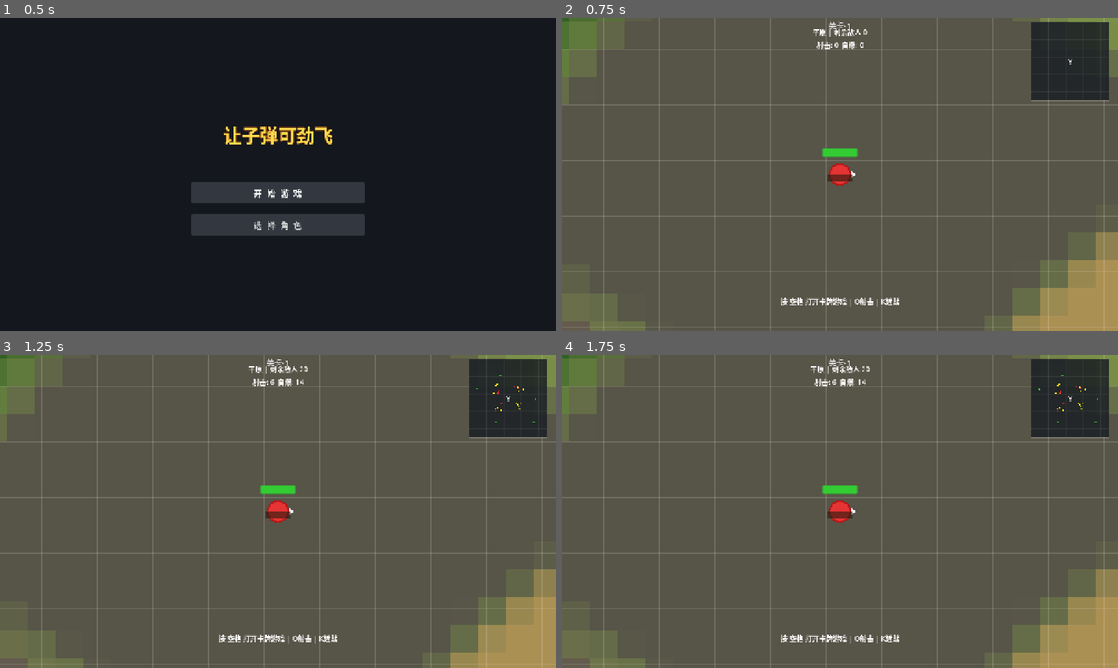
Above: before the commit, frames 1-4 (two rows, left to right).
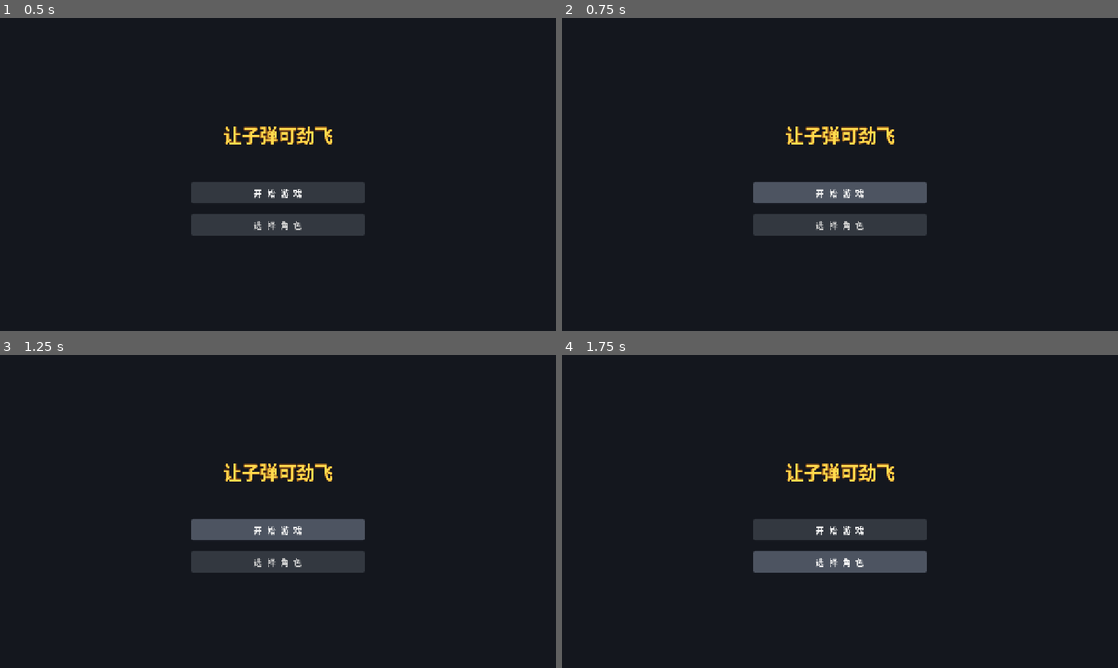
Above: after the commit, the same moments.

Repository: aikuangren/chiji
Game: Godot game, scene res://scenes/main_menu.tscn
The game is run twice, just before and just after one commit, with the same random seed, the same clock (stepped at 60 frames per second) and the same inputs.
Inputs (mouse positions are in pixels of both pictures, inside the frame that each line leads up to):
- Up to frame 1 (0.5 s): no input
- Up to frame 2 (0.75 s): click "开 始 游 戏" at 0.5 s
- Up to frame 3 (1.25 s): no input
- Up to frame 4 (1.75 s): click (840, 561) at 1.25 s, where only the run after the commit has a clickable "选 择 角 色"

Frame 1 is identical in both runs. In frame 2, 97% of the frame differs, in the area x 0-100%, y 0-100%; in frame 3, 97%; in frame 4, 97%.

Commit message:
feat: 战斗UI重新布局 - 关卡居中、退出按钮、敌人统计、操作提示优化

Diff:
--- a/scenes/main.tscn
+++ b/scenes/main.tscn
@@ -79,30 +79,50 @@
 
 [node name="CanvasLayer" type="CanvasLayer" parent="."]
 
+# ==== 顶部关卡编号 ====
 [node name="LevelLabel" type="Label" parent="CanvasLayer"]
 anchors_preset = 5
 anchor_left = 0.5
 anchor_right = 0.5
-offset_left = -50.0
-offset_top = 4.0
-offset_right = 50.0
-offset_bottom = 24.0
+offset_left = -60.0
+offset_top = 6.0
+offset_right = 60.0
+offset_bottom = 30.0
 grow_horizontal = 2
 text = "关卡-1"
 horizontal_alignment = 1
+theme_override_font_sizes/font_size = 20
+theme_override_colors/font_color = Color(1, 1, 1, 0.9)
+theme_override_colors/font_outline_color = Color(0, 0, 0, 0.7)
+theme_override_constants/outline_size = 2
+
+# ==== 右上角退出按钮 ====
+[node name="ExitButton" type="Button" parent="CanvasLayer"]
+anchors_preset = 12
+anchor_left = 1.0
+anchor_right = 1.0
+offset_left = -40.0
+offset_top = 6.0
+offset_right = -8.0
+offset_bottom = 32.0
+grow_horizontal = 0
+text = "✕"
 theme_override_font_sizes/font_size = 18
 theme_override_colors/font_color = Color(1, 1, 1, 0.8)
-theme_override_colors/font_outline_color = Color(0, 0, 0, 0.6)
-theme_override_constants/outline_size = 2
+theme_override_styles/normal = StyleBoxEmpty
+theme_override_styles/hover = StyleBoxEmpty
+theme_override_styles/pressed = StyleBoxEmpty
+mouse_filter = 0
 
+# ==== 右上角小地图 ====
 [node name="MinimapContainer" type="MarginContainer" parent="CanvasLayer"]
 anchors_preset = 12
 anchor_left = 1.0
 anchor_right = 1.0
 offset_left = -200.0
-offset_top = 10.0
+offset_top = 40.0
 offset_right = -10.0
-offset_bottom = 200.0
+offset_bottom = 230.0
 grow_horizontal = 0
 mouse_filter = 2
 
@@ -111,45 +131,48 @@
 size = Vector2(180, 180)
 script = ExtResource("4_minimap")
 
+# ==== 小地图下方敌人统计 ====
+[node name="EnemyCountPanel" type="MarginContainer" parent="CanvasLayer"]
+anchors_preset = 12
+anchor_left = 1.0
+anchor_right = 1.0
+offset_left = -200.0
+offset_top = 238.0
+offset_right = -10.0
+offset_bottom = 300.0
+grow_horizontal = 0
+mouse_filter = 2
+
+[node name="VBoxContainer" type="VBoxContainer" parent="CanvasLayer/EnemyCountPanel"]
+offset_right = 190.0
+offset_bottom = 62.0
+
+[node name="ShooterLabel" type="Label" parent="CanvasLayer/EnemyCountPanel/VBoxContainer"]
+custom_minimum_size = Vector2(0, 22)
+text = "● 射击怪: 0"
+theme_override_font_sizes/font_size = 14
+theme_override_colors/font_color = Color(1.0, 0.3, 0.3, 1)
+
+[node name="MeleeLabel" type="Label" parent="CanvasLayer/EnemyCountPanel/VBoxContainer"]
+custom_minimum_size = Vector2(0, 22)
+text = "● 自爆怪: 0"
+theme_override_font_sizes/font_size = 14
+theme_override_colors/font_color = Color(1.0, 0.9, 0.2, 1)
+
+# ==== BUFF状态标签（散弹模式）====
 [node name="BuffLabel" type="Label" parent="CanvasLayer"]
 anchors_preset = 12
 anchor_left = 1.0
 anchor_right = 1.0
-offset_left = -260.0
-offset_top = 90.0
+offset_left = -200.0
+offset_top = 300.0
 offset_right = -10.0
-offset_bottom = 116.0
+offset_bottom = 326.0
 grow_horizontal = 0
 text = ""
 horizontal_alignment = 2
+theme_override_font_sizes/font_size = 14
 theme_override_colors/font_color = Color(0.2, 0.6, 1.0, 1)
-theme_override_colors/font_shadow_color = Color(0, 0, 0, 0.5)
-theme_override_constants/shadow_offset_x = 1
-theme_override_constants/shadow_offset_y = 1
-
-[node name="RegionLabel" type="Label" parent="CanvasLayer"]
-anchors_preset = 5
-anchor_left = 0.5
-anchor_right = 0.5
-offset_left = -200.0
-offset_top = 20.0
-offset_right = 200.0
-offset_bottom = 46.0
-grow_horizontal = 2
-text = "区域"
-horizontal_alignment = 1
-
-[node name="CoordsLabel" type="Label" parent="CanvasLayer"]
-anchors_preset = 5
-anchor_left = 0.5
-anchor_right = 0.5
-offset_left = -200.0
-offset_top = 50.0
-offset_right = 200.0
-offset_bottom = 76.0
-grow_horizontal = 2
-text = "坐标"
-horizontal_alignment = 1
 
 [node name="HintLabel" type="Label" parent="CanvasLayer"]
 anchors_preset = 7
@@ -158,10 +181,14 @@
 anchor_right = 0.5
 anchor_bottom = 1.0
 offset_left = -200.0
-offset_top = -80.0
+offset_top = -40.0
 offset_right = 200.0
-offset_bottom = -54.0
+offset_bottom = -14.0
 grow_horizontal = 2
 grow_vertical = 0
-text = ""
+text = "WASD移动 | O射击 | K近战"
 horizontal_alignment = 1
+theme_override_font_sizes/font_size = 14
+theme_override_colors/font_color = Color(0.7, 0.7, 0.7, 0.7)
+theme_override_colors/font_outline_color = Color(0, 0, 0, 0.4)
+theme_override_constants/outline_size = 1
--- a/scripts/game.gd
+++ b/scripts/game.gd
@@ -13,12 +13,13 @@
 var supply_spawner = SupplySpawner.new()
 var enemy_spawner = EnemySpawner.new()
 
-@onready var region_label: Label = $CanvasLayer/RegionLabel
 @onready var hint_label: Label = $CanvasLayer/HintLabel
-@onready var coords_label: Label = $CanvasLayer/CoordsLabel
 @onready var buff_label: Label = $CanvasLayer/BuffLabel
 @onready var minimap: Control = $CanvasLayer/MinimapContainer/Minimap
 @onready var level_label: Label = $CanvasLayer/LevelLabel
+@onready var shooter_label: Label = $CanvasLayer/EnemyCountPanel/VBoxContainer/ShooterLabel
+@onready var melee_label: Label = $CanvasLayer/EnemyCountPanel/VBoxContainer/MeleeLabel
+@onready var exit_button: Button = $CanvasLayer/ExitButton
 
 # 统计信息
 var kill_shooter: int = 0
@@ -36,10 +37,12 @@
 func _ready():
 	randomize()
 
-	# 读取当前关卡
 	current_level = LevelManager.get_current_level()
 	level_config = LevelManager.get_level_config(current_level)
 	level_label.text = "关卡-%d" % current_level
+
+	# 退出按钮
+	exit_button.pressed.connect(_on_exit)
 
 	await get_tree().create_timer(0.5).timeout
 
@@ -53,7 +56,6 @@
 	for crate in crates:
 		supplies.add_child(crate)
 
-	# 生成所有区域的敌人
 	enemy_spawner.spawn_all_regions(enemies_node, player.position)
 
 	await get_tree().process_frame
@@ -62,7 +64,6 @@
 	for enemy in enemy_spawner.get_enemies():
 		if is_instance_valid(enemy):
 			enemy.enemy_killed.connect(_on_enemy_killed)
-			# 设置关卡配置的血量
 			enemy.health = level_config["enemy_health"]
 			enemy.health_bar.max_value = level_config["enemy_health"]
 			enemy.health_bar.value = level_config["enemy_health"]
@@ -73,7 +74,6 @@
 					total_melee += 1
 
 	player.set_bullet_container(bullets_node)
-
 	player.player_died.connect(_on_player_died)
 
 	start_time = Time.get_ticks_msec()
@@ -94,15 +94,11 @@
 	_check_victory()
 
 func _update_ui():
-	var region = MapData.get_region_at(player.position.x, player.position.y)
-	var region_name = MapData.REGION_CONFIGS[region]["name"]
-
 	var alive_shooter = total_shooter - kill_shooter
 	var alive_melee = total_melee - kill_melee
-	var alive_total = alive_shooter + alive_melee
 
-	region_label.text = "%s | 剩余敌人 %d" % [region_name, alive_total]
-	coords_label.text = "射击: %d  自爆: %d" % [alive_shooter, alive_melee]
+	shooter_label.text = "● 射击怪: %d" % alive_shooter
+	melee_label.text = "● 自爆怪: %d" % alive_melee
 
 	var buff_text = player.get_buff_status()
 	if buff_text != "":
@@ -115,11 +111,11 @@
 	if nearest != null:
 		var dist = player.position.distance_to(nearest.position)
 		if dist < 80:
-			hint_label.text = "按 E 拾取道具"
+			hint_label.text = "按 E 拾取道具 | WASD移动 | O射击 | K近战"
 		else:
-			hint_label.text = "按 空格 打开卡牌游戏 | O射击 | K近战"
+			hint_label.text = "WASD移动 | O射击 | K近战"
 	else:
-		hint_label.text = "按 空格 打开卡牌游戏 | O射击 | K近战"
+		hint_label.text = "WASD移动 | O射击 | K近战"
 
 	_update_minimap()
 
@@ -158,7 +154,6 @@
 	var alive_melee = total_melee - kill_melee
 
 	if alive_shooter <= 0 and alive_melee <= 0:
-		# 通关！保存记录
 		LevelManager.complete_level(current_level)
 		game_over = true
 		_show_result(ResultPopup.Result.VICTORY)
@@ -177,6 +172,18 @@
 func _on_player_died():
 	pass
 
+func _on_exit():
+	var dialog = ConfirmationDialog.new()
+	dialog.title = "退出游戏"
+	dialog.dialog_text = "确定要退出当前关卡吗？"
+	dialog.ok_button_text = "确定"
+	dialog.cancel_button_text = "取消"
+	add_child(dialog)
+	dialog.popup_centered()
+
+	await dialog.confirmed
+	get_tree().change_scene_to_file("res://scenes/main_menu.tscn")
+
 func _check_nearest_supply():
 	if Input.is_action_just_pressed("interact"):
 		var nearest = supply_spawner.get_nearest_item(player.position)
@@ -186,7 +193,4 @@
 			var effect_text = player.apply_item_effect(item_type)
 			hint_label.text = effect_text
 			await get_tree().create_timer(2.0).timeout
-			hint_label.text = ""
-
-	if Input.is_action_just_pressed("ui_accept"):
-		get_tree().change_scene_to_file("res://scenes/card_game/card_game_main.tscn")
+			hint_label.text = "WASD移动 | O射击 | K近战"
